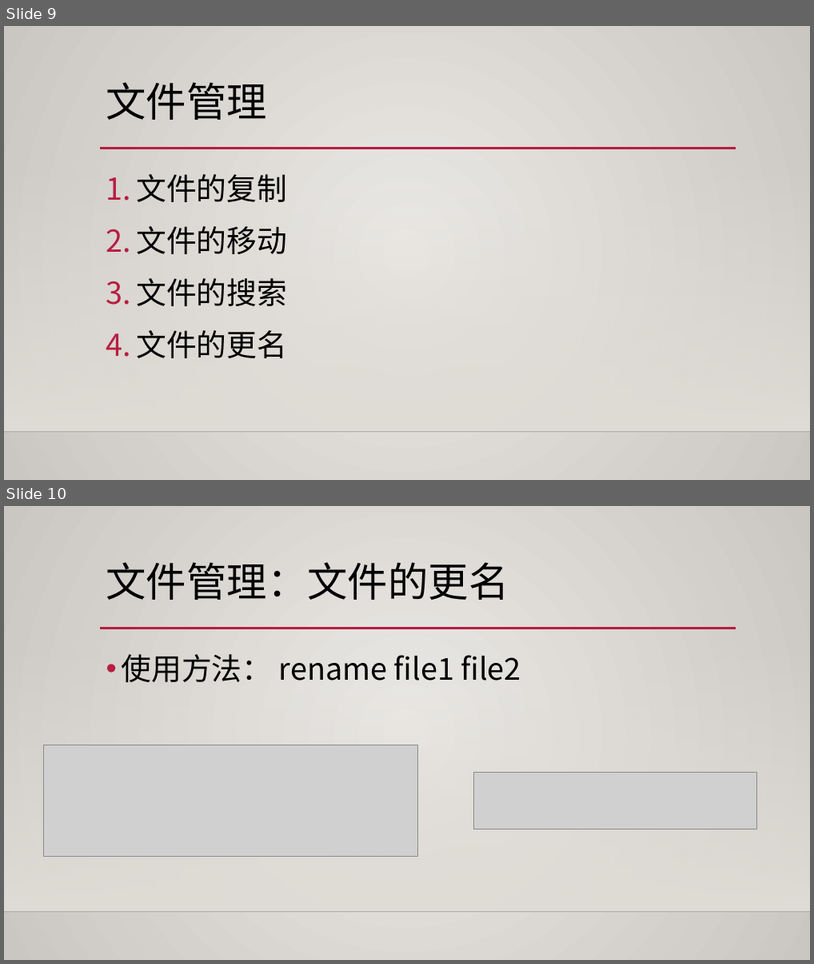
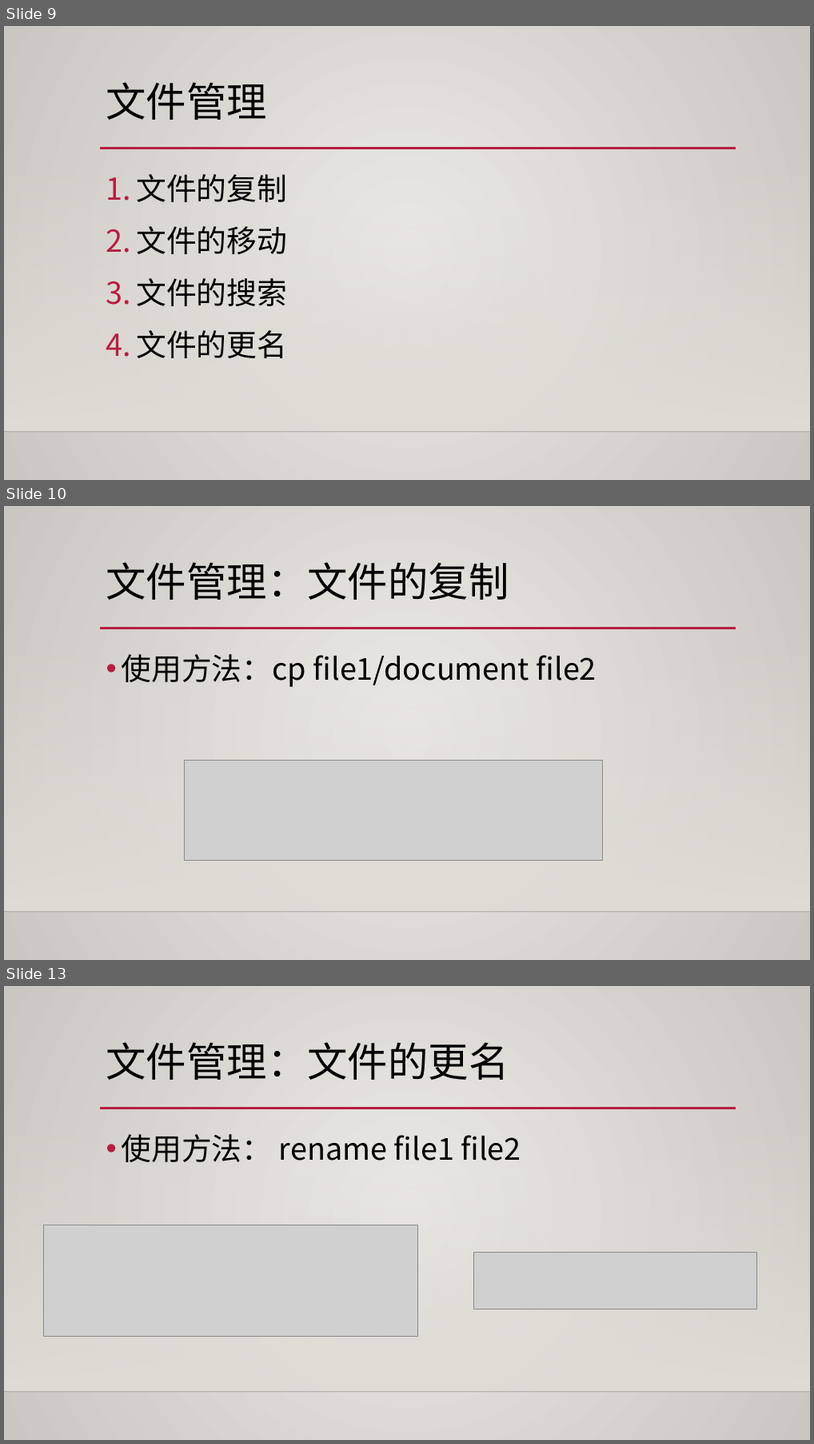
Before and after one commit to wuhaixu2016/xv6_OS, a slide deck: report/shell改进.pptx. Shown one above the other, each under a label of ours: slides 9 and 10 before the commit, slides 9, 10 and 13 after it; the slides between them are not shown. The pictures are 814x964 and 814x1444 pixels, drawn with LibreOffice and Linux fonts; fonts in the diff are those of the drawing; grey boxes stand for pictures; background and template pictures are left out. Boxes give left, top, right and bottom in pixels: in the first picture for what was removed or moved away, otherwise in the second. Text is boxed around its words. In the diff, an @@ line names an element or a change of style, - is before the commit and + after.

Commit message:
add ppt

```diff
--- a/report/shell改进.pptx
+++ b/report/shell改进.pptx
@@ slide 10 added at (4,506,810,960), background gradient #ECEAE7 to #CAC7C1; not listed: 3 template elements that a slide beside it also shows @@
@@ title added at (106,562,510,600), 48 pt, text #000000 @@
+文件管理：文件的复制
@@ text added at (121,654,597,687), 36 pt, text #000000 @@
+• 使用方法：cp file1/document file2
@@ picture added at (184,760,603,860) @@
@@ what was slide 10 is now slide 13 @@
```
Also in this commit, not shown: 2 other slides added.
